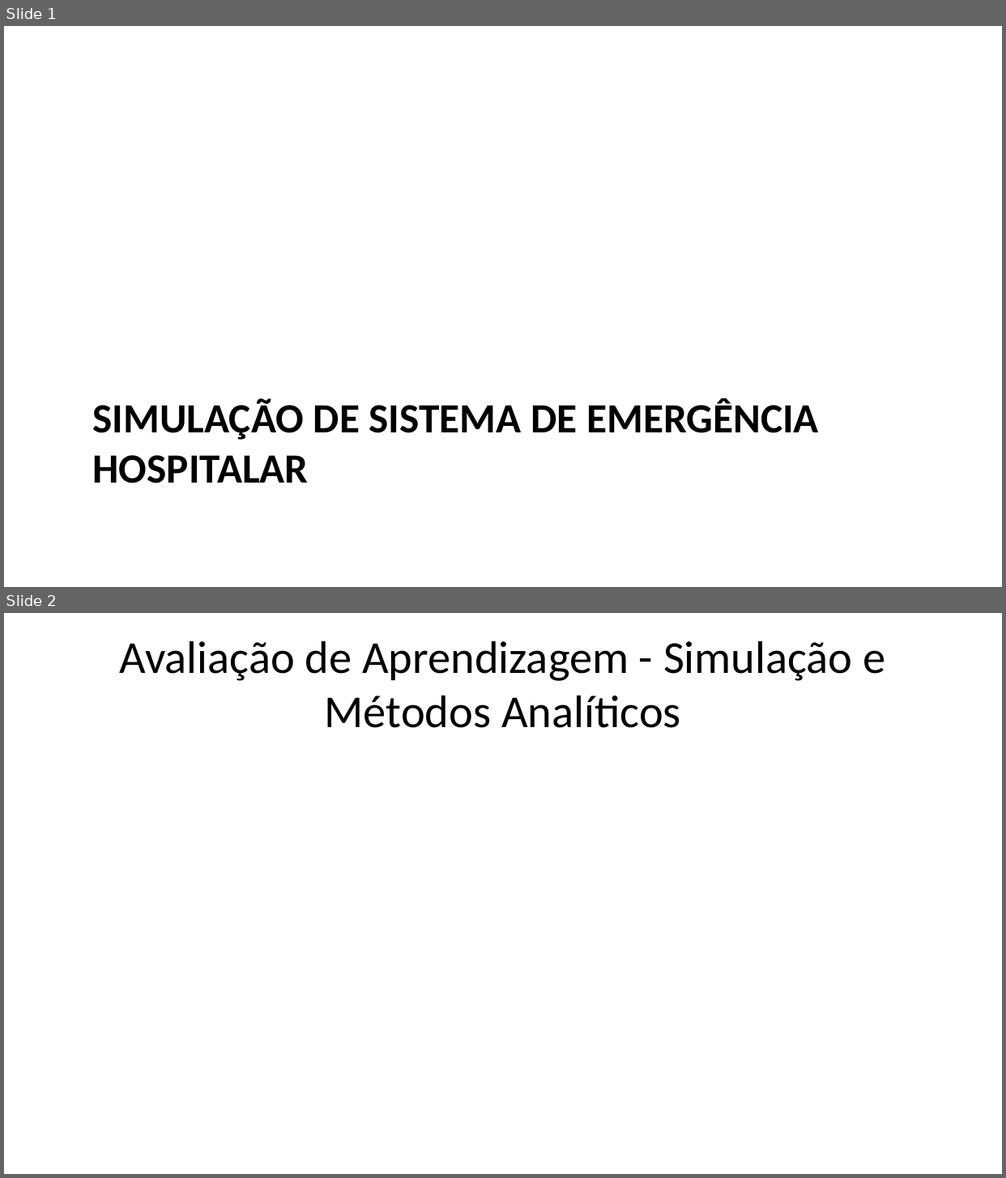
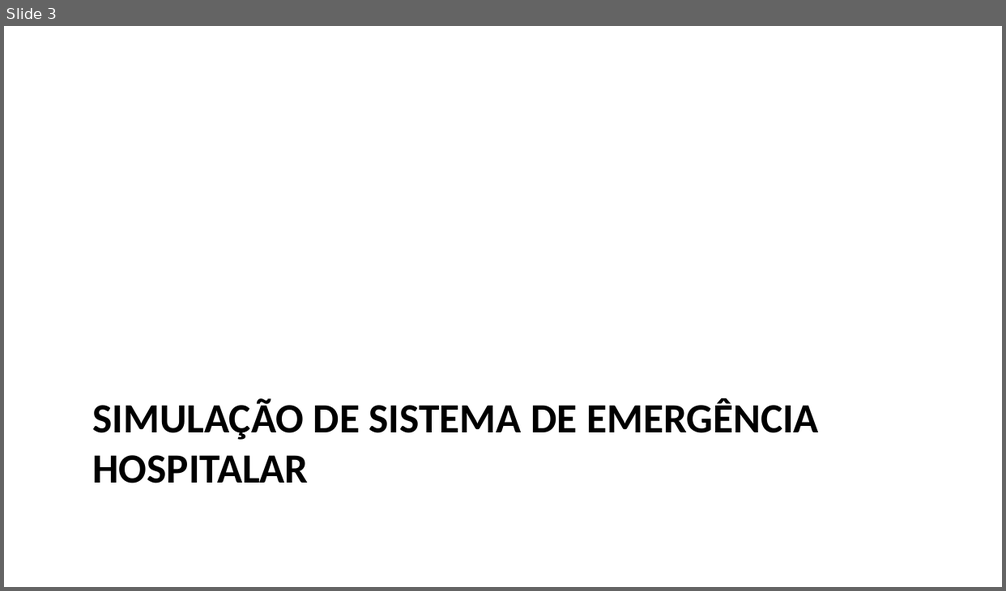
Before and after one commit to bengo501/-T2-Avalia-o-de-Aprendizagem-Simula-o-e-M-todos-Anal-ticos---2025-1, a slide deck: apresentacao_hospital.pptx. Shown one above the other, each under a label of ours: slides 1 and 2 before the commit, slide 3 after it. The pictures are 1006x1178 and 1006x591 pixels, drawn with LibreOffice and Linux fonts; fonts in the diff are those of the drawing. Boxes give left, top, right and bottom in pixels: in the first picture for what was removed or moved away, otherwise in the second. Text is boxed around its words. In the diff, an @@ line names an element or a change of style, - is before the commit and + after.

```diff
--- a/apresentacao_hospital.pptx
+++ b/apresentacao_hospital.pptx
@@ slide 2 removed at [4, 613, 1002, 1174], background #FFFFFF @@
@@ title removed at [120, 641, 885, 728] @@
-Avaliação de Aprendizagem - Simulação e Métodos Analíticos
@@ what was slide 1 is now slide 3 @@
```
Also in this commit, not shown: 8 slides changed, 25 slides added, 3 other slides removed, 13 other files.
